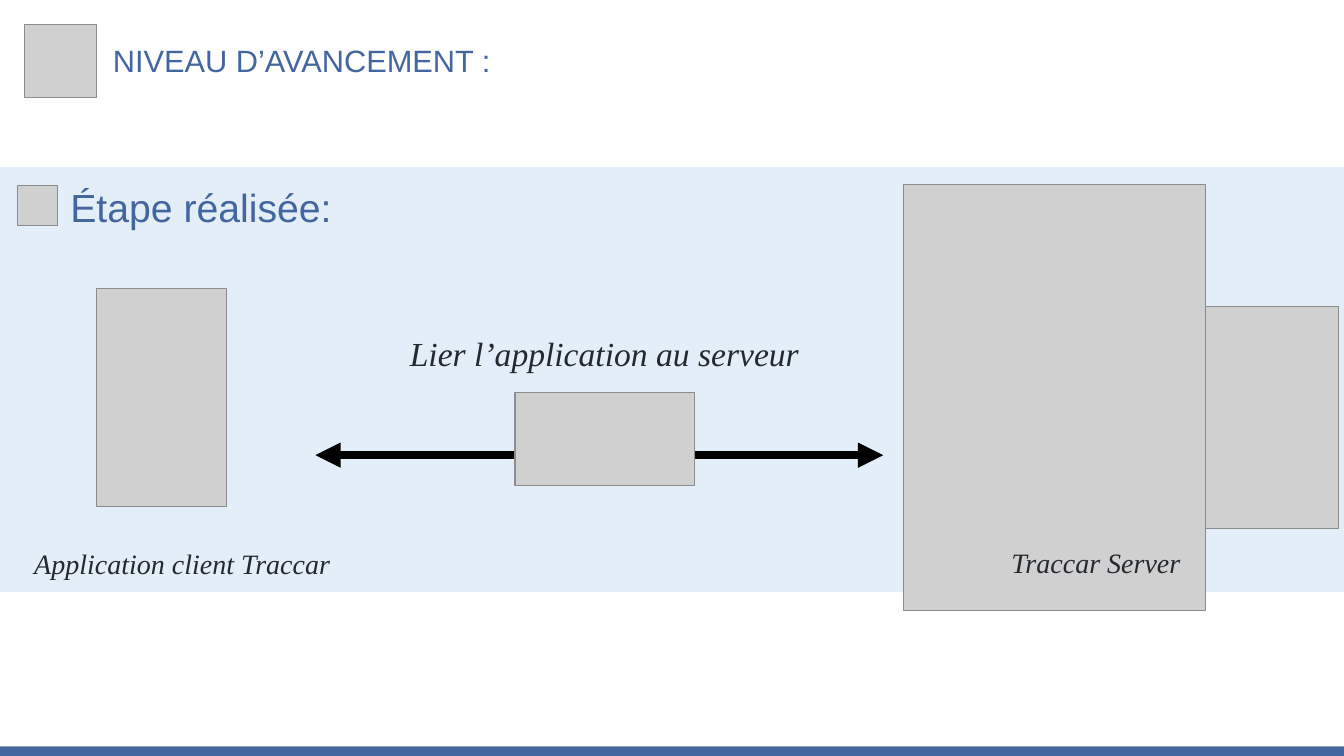
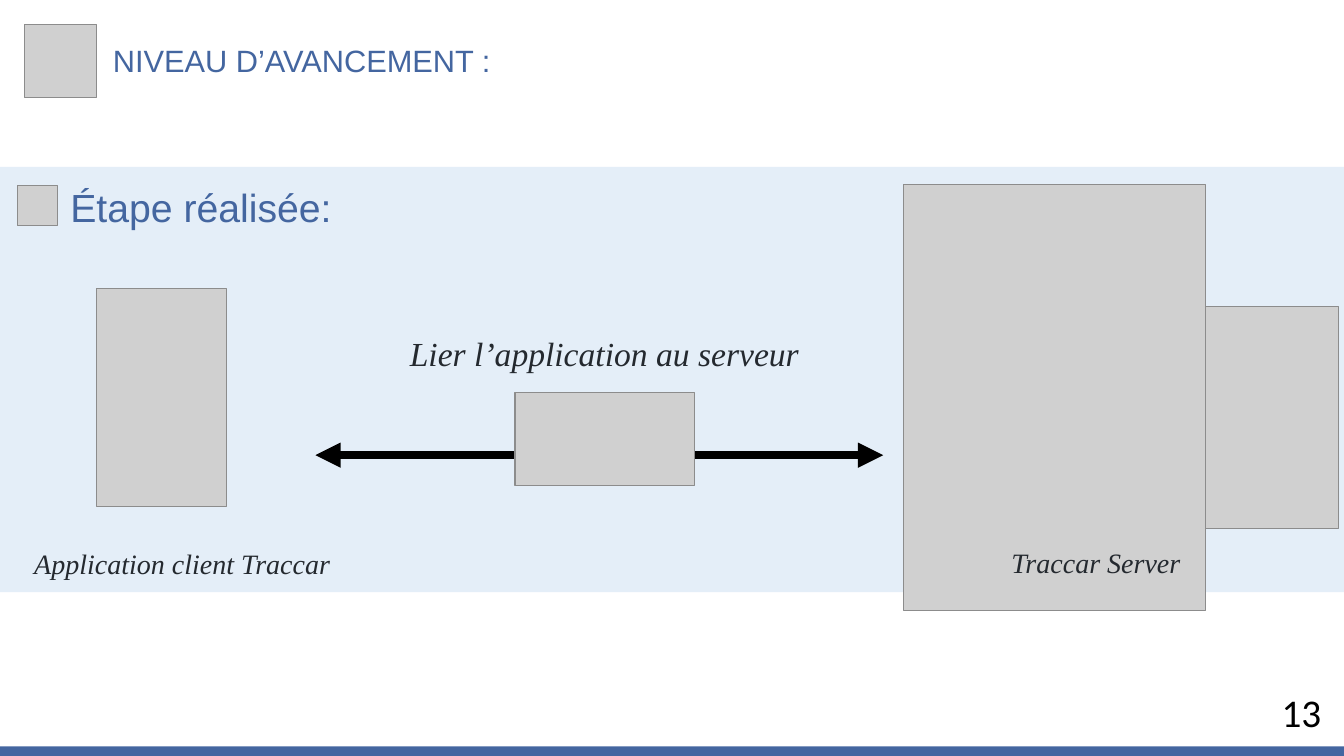
Before and after one commit to MiSalah/Real-Time-Data-Streaming-Analytics-System-for-tracking-Pedestrians, a slide deck: slide 13 of Progress' Presentations/Etat d'avancement - S2.pptx. Drawn at 1344x756 pixels with LibreOffice and Linux fonts; fonts in the diff are those of the drawing; grey boxes stand for pictures. Boxes give left, top, right and bottom in pixels: in the first picture for what was removed or moved away, otherwise in the second. Text is boxed around its words. In the diff, an @@ line names an element or a change of style, - is before the commit and + after.

```diff
--- a/Progress' Presentations/Etat d'avancement - S2.pptx
+++ b/Progress' Presentations/Etat d'avancement - S2.pptx
@@ text added at [1282, 701, 1322, 728], 28 pt, text #000000 @@
+13
```
Also in this commit, not shown: 11 other slides changed, 1 slide added, 2 slides removed.
